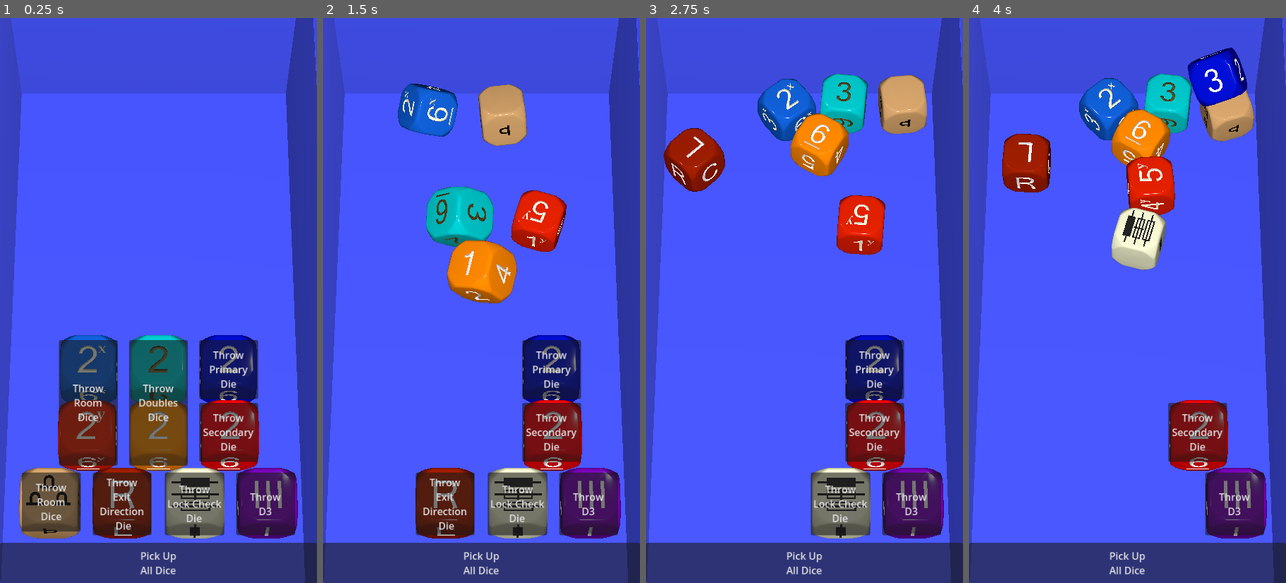
Above: before the commit, frames 1-4 (left to right).
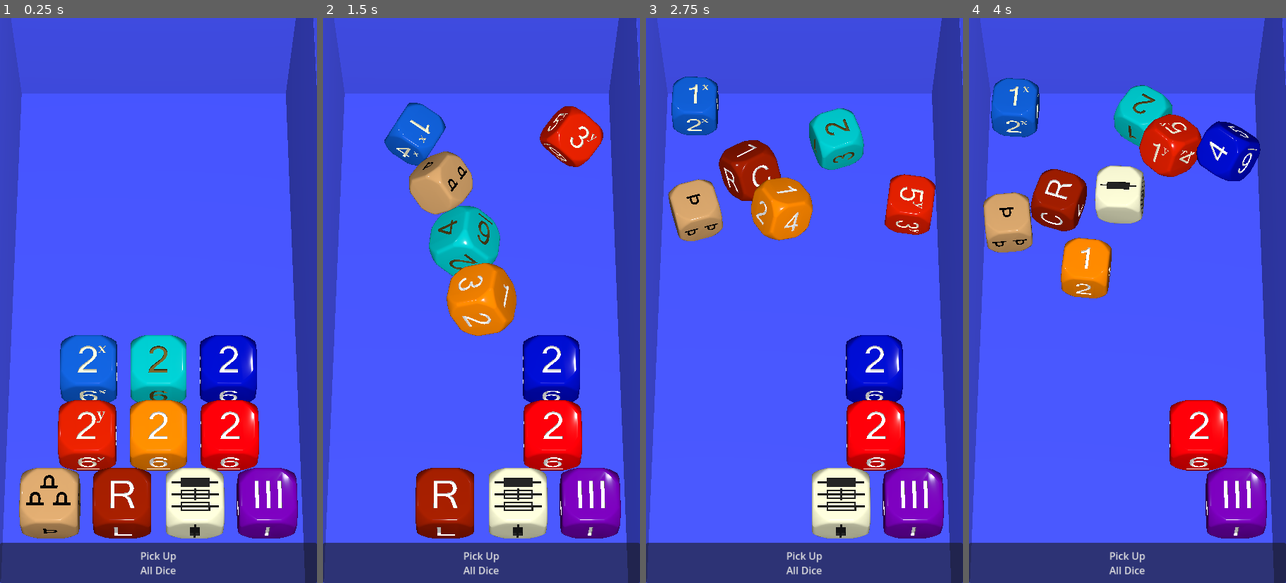
Above: after the commit, the same moments.

Repository: Teufelauto/2D6D-Dice
Game: Godot game, scene res://world.tscn
The game is run twice, just before and just after one commit, with the same random seed, the same clock (stepped at 60 frames per second) and the same inputs.
Inputs (mouse positions are in pixels of both pictures, inside the frame that each line leads up to):
- Up to frame 1 (0.25 s): no input
- Up to frame 2 (1.5 s): click (411, 402) at 0.5 s; click (481, 402) at 1.25 s
- Up to frame 3 (2.75 s): click (769, 503) at 2 s
- Up to frame 4 (4 s): click (1162, 503) at 2.75 s; click (1197, 368) at 3.5 s

The runs differ from the first frame. In frame 1, 20% of the frame differs, in the area x 6-94%, y 57-92%; in frame 2, 22%; in frame 3, 24%, in the area x 5-94%, y 9-92%; in frame 4, 23%.

Commit message:
fixed ice, i think. Made roll buttons clear
using collisionshape3d disable instead of layer value. Dice always collide :-(

Diff:
--- a/Dice Models/Die Roll Reference.gd
+++ b/Dice Models/Die Roll Reference.gd
@@ -18,7 +18,7 @@
 
 
 var start_pos
-var roll_strength = 20
+var roll_strength = 30
 var spin_strength = 1.0
 var is_rolling = false
 
@@ -40,8 +40,8 @@
 	transform.origin = start_pos
 	linear_velocity = Vector3.ZERO
 	angular_velocity = Vector3.ZERO
-	#$CollisionShape3D.disabled = false
-	self.set_collision_layer_value ( 2, true)
+	$CollisionShape3D.disabled = false
+	#self.set_collision_layer_value ( 2, true)
 
 	# Clear Roll Results
 	roll_started.emit()
@@ -75,7 +75,8 @@
 # Put the dice back in the home position.
 func _return_die():
 	# Return the dice to home
-	self.set_collision_layer_value ( 2, false)
+	$CollisionShape3D.disabled = true
+	#self.set_collision_layer_value ( 2, false)
 	linear_velocity = Vector3.ZERO
 	angular_velocity = Vector3.ZERO
 	transform.origin = start_pos
--- a/DiceTray.gd
+++ b/DiceTray.gd
@@ -1,16 +1,25 @@
 extends Node3D
 
-
-@onready var die_dx = $RoomSizeDice/DXDim
-@onready var die_dy = $RoomSizeDice/DYDim
-@onready var die_num_exits = $RoomSizeDice/DieDoorPics
-@onready var die_double_primary =   $DoublesDice/DPrimaryAddNum
-@onready var die_double_secondary = $DoublesDice/DSecondaryAddNum
-@onready var die_exit_direction = $RoomExitDirectionDie/DieLCR
-@onready var die_exit_lock_check = $ExitLockCheckDie/DieLocked
-@onready var die_primary = $PrimaryDie/DieNumberedPrimary
-@onready var die_secondary = $SecondaryDie/DieNumberedSecondary
-@onready var die_d3 = $D3Die/DieD3
+#@onready var die_dx = $RoomSizeDice/DXDim
+@onready var die_dx = $RoomSizeDice/DXDim/CollisionShape3D
+#@onready var die_dy = $RoomSizeDice/DYDim
+@onready var die_dy = $RoomSizeDice/DYDim/CollisionShape3D
+#@onready var die_num_exits = $RoomSizeDice/DieDoorPics
+@onready var die_num_exits = $RoomSizeDice/DieDoorPics/CollisionShape3D
+#@onready var die_double_primary =   $DoublesDice/DPrimaryAddNum
+@onready var die_double_primary =   $DoublesDice/DPrimaryAddNum/CollisionShape3D
+#@onready var die_double_secondary = $DoublesDice/DSecondaryAddNum
+@onready var die_double_secondary = $DoublesDice/DSecondaryAddNum/CollisionShape3D
+#@onready var die_exit_direction = $RoomExitDirectionDie/DieLCR
+@onready var die_exit_direction = $RoomExitDirectionDie/DieLCR/CollisionShape3D
+#@onready var die_exit_lock_check = $ExitLockCheckDie/DieLocked
+@onready var die_exit_lock_check = $ExitLockCheckDie/DieLocked/CollisionShape3D
+#@onready var die_primary = $PrimaryDie/DieNumberedPrimary
+@onready var die_primary = $PrimaryDie/DieNumberedPrimary/CollisionShape3D
+#@onready var die_secondary = $SecondaryDie/DieNumberedSecondary
+@onready var die_secondary = $SecondaryDie/DieNumberedSecondary/CollisionShape3D
+#@onready var die_d3 = $D3Die/DieD3
+@onready var die_d3 = $D3Die/DieD3/CollisionShape3D
 
 @onready var button_throw_xy = $RoomSizeDice/XYThrowButton
 @onready var button_throw_xy2 = $RoomSizeDice/XYThrowButton2
@@ -31,16 +40,31 @@
 func _ready():
 
 	# For all Rigidbody3D in DiceTray, set collision to false
-	die_dx.set_collision_layer_value ( 2, false)
-	die_dy.set_collision_layer_value ( 2, false)
-	die_num_exits.set_collision_layer_value ( 2, false)
-	die_double_primary.set_collision_layer_value ( 2, false)
-	die_double_secondary.set_collision_layer_value ( 2, false)
-	die_exit_direction.set_collision_layer_value ( 2, false)
-	die_exit_lock_check.set_collision_layer_value ( 2, false)
-	die_primary.set_collision_layer_value ( 2, false)
-	die_secondary.set_collision_layer_value ( 2, false)
-	die_d3.set_collision_layer_value ( 2, false)
+	#die_dx.set_collision_layer_value ( 2, false)
+	#die_dy.set_collision_layer_value ( 2, false)
+	#die_num_exits.set_collision_layer_value ( 2, false)
+	#die_double_primary.set_collision_layer_value ( 2, false)
+	#die_double_secondary.set_collision_layer_value ( 2, false)
+	#die_exit_direction.set_collision_layer_value ( 2, false)
+	#die_exit_lock_check.set_collision_layer_value ( 2, false)
+	#die_primary.set_collision_layer_value ( 2, false)
+	#die_secondary.set_collision_layer_value ( 2, false)
+	#die_d3.set_collision_layer_value ( 2, false)
+
+
+	die_dx.disabled = true
+	die_dy.disabled = true
+	die_num_exits.disabled = true
+	die_double_primary.disabled = true
+	die_double_secondary.disabled = true
+	die_exit_direction.disabled = true
+	die_exit_lock_check.disabled = true
+	die_primary.disabled = true
+	die_secondary.disabled = true
+	die_d3.disabled = true
+
+
+
 
 
 	button_throw_xy.visible = true
--- a/project.godot
+++ b/project.godot
@@ -52,6 +52,7 @@
 [physics]
 
 3d/physics_engine="Rapier3D"
+3d/default_gravity=5.0
 3d/time_before_sleep=0.1
 3d/layer_7="Secondary Die"
 
--- a/world.tscn
+++ b/world.tscn
@@ -181,18 +181,17 @@
 
 [node name="DXDim" parent="DiceTray/RoomSizeDice" instance=ExtResource("5_rrt17")]
 transform = Transform3D(1, 0, 0, 0, 1, 0, 0, 0, 1, -0.2, 0.8, 0.2)
-collision_layer = 0
+mass = 10.0
 gravity_scale = 2.0
 
 [node name="DYDim" parent="DiceTray/RoomSizeDice" instance=ExtResource("6_pkkkg")]
 transform = Transform3D(1, 0, 0, 0, 1, 0, 0, 0, 1, -0.2, 0.8, 0.4)
-collision_layer = 0
-mass = 5.0
+mass = 10.0
 gravity_scale = 2.0
 
 [node name="DieDoorPics" parent="DiceTray/RoomSizeDice" instance=ExtResource("2_doy3w")]
 transform = Transform3D(-1, -8.74228e-08, 0, 8.74228e-08, -1, 0, 0, 0, 1, -0.3, 0.8, 0.6)
-collision_layer = 0
+mass = 10.0
 gravity_scale = 2.0
 script = ExtResource("5_be0xo")
 
@@ -212,9 +211,7 @@
 size_flags_horizontal = 0
 size_flags_vertical = 0
 mouse_default_cursor_shape = 2
-text = "Throw
-Room
-Dice"
+flat = true
 
 [node name="XYThrowButton2" type="Button" parent="DiceTray/RoomSizeDice"]
 visible = false
@@ -232,22 +229,22 @@
 size_flags_horizontal = 0
 size_flags_vertical = 0
 mouse_default_cursor_shape = 2
-text = "Throw
-Room
-Dice"
+flat = true
 
 [node name="DoublesDice" type="Node3D" parent="DiceTray"]
 
 [node name="DPrimaryAddNum" parent="DiceTray/DoublesDice" instance=ExtResource("10_whr8r")]
 transform = Transform3D(1, 0, 0, 0, 1, 0, 0, 0, 1, 0, 0.8, 0.2)
-collision_layer = 0
-collision_mask = 255
+collision_layer = 2
+collision_mask = 255
+mass = 10.0
 gravity_scale = 2.0
 
 [node name="DSecondaryAddNum" parent="DiceTray/DoublesDice" instance=ExtResource("9_7pahk")]
 transform = Transform3D(1, 0, 0, 0, 1, 0, 0, 0, 1, 0, 0.8, 0.4)
-collision_layer = 0
-collision_mask = 255
+collision_layer = 2
+collision_mask = 255
+mass = 10.0
 gravity_scale = 2.0
 
 [node name="DoubleThrowButton" type="Button" parent="DiceTray/DoublesDice"]
@@ -263,16 +260,16 @@
 offset_bottom = -187.0
 grow_horizontal = 2
 grow_vertical = 2
-text = "Throw
-Doubles
-Dice"
+mouse_default_cursor_shape = 2
+flat = true
 
 [node name="RoomExitDirectionDie" type="Node3D" parent="DiceTray"]
 
 [node name="DieLCR" parent="DiceTray/RoomExitDirectionDie" instance=ExtResource("4_yene3")]
 transform = Transform3D(1, 0, 0, 0, 1, 0, 0, 0, 1, -0.1, 0.8, 0.6)
-collision_layer = 0
-collision_mask = 255
+collision_layer = 2
+collision_mask = 255
+mass = 10.0
 script = ExtResource("5_be0xo")
 
 [node name="LCRThrowButton" type="Button" parent="DiceTray/RoomExitDirectionDie"]
@@ -287,17 +284,16 @@
 offset_bottom = -76.0
 grow_horizontal = 2
 grow_vertical = 2
-text = "Throw
-Exit
-Direction
- Die"
+mouse_default_cursor_shape = 2
+flat = true
 
 [node name="ExitLockCheckDie" type="Node3D" parent="DiceTray"]
 
 [node name="DieLocked" parent="DiceTray/ExitLockCheckDie" instance=ExtResource("4_wvsjv")]
 transform = Transform3D(1.91069e-15, -4.37114e-08, -1, -1, -4.37114e-08, 0, -4.37114e-08, 1, -4.37114e-08, 0.1, 0.8, 0.6)
-collision_layer = 0
-collision_mask = 255
+collision_layer = 2
+collision_mask = 255
+mass = 10.0
 gravity_scale = 2.0
 script = ExtResource("5_be0xo")
 
@@ -313,16 +309,16 @@
 offset_bottom = -76.0
 grow_horizontal = 2
 grow_vertical = 2
-text = "Throw
-Lock Check
-Die"
+mouse_default_cursor_shape = 2
+flat = true
 
 [node name="PrimaryDie" type="Node3D" parent="DiceTray"]
 
 [node name="DieNumberedPrimary" parent="DiceTray/PrimaryDie" instance=ExtResource("11_xvj32")]
 transform = Transform3D(1, 0, 0, 0, 1, 0, 0, 0, 1, 0.2, 0.8, 0.2)
-collision_layer = 0
-collision_mask = 255
+collision_layer = 2
+collision_mask = 255
+mass = 10.0
 gravity_scale = 2.0
 script = ExtResource("5_be0xo")
 
@@ -337,16 +333,16 @@
 offset_bottom = -293.0
 grow_horizontal = 2
 grow_vertical = 2
-text = "Throw
-Primary
-Die"
+mouse_default_cursor_shape = 2
+flat = true
 
 [node name="SecondaryDie" type="Node3D" parent="DiceTray"]
 
 [node name="DieNumberedSecondary" parent="DiceTray/SecondaryDie" instance=ExtResource("12_lylh5")]
 transform = Transform3D(1, 0, 0, 0, 1, 0, 0, 0, 1, 0.2, 0.8, 0.4)
-collision_layer = 0
-collision_mask = 255
+collision_layer = 2
+collision_mask = 255
+mass = 10.0
 gravity_scale = 2.0
 script = ExtResource("5_be0xo")
 
@@ -361,16 +357,16 @@
 offset_bottom = -193.0
 grow_horizontal = 2
 grow_vertical = 2
-text = "Throw
-Secondary
-Die"
+mouse_default_cursor_shape = 2
+flat = true
 
 [node name="D3Die" type="Node3D" parent="DiceTray"]
 
 [node name="DieD3" parent="DiceTray/D3Die" instance=ExtResource("13_sq0i1")]
 transform = Transform3D(1, 0, 0, 0, 1, 0, 0, 0, 1, 0.3, 0.8, 0.6)
-collision_layer = 0
-collision_mask = 255
+collision_layer = 2
+collision_mask = 255
+mass = 10.0
 gravity_scale = 2.0
 freeze = true
 script = ExtResource("5_be0xo")
@@ -386,8 +382,8 @@
 offset_bottom = -76.0
 grow_horizontal = 2
 grow_vertical = 2
-text = "Throw
-D3"
+mouse_default_cursor_shape = 2
+flat = true
 
 [node name="PickUpAllDiceButton" type="Button" parent="DiceTray"]
 anchors_preset = 12
